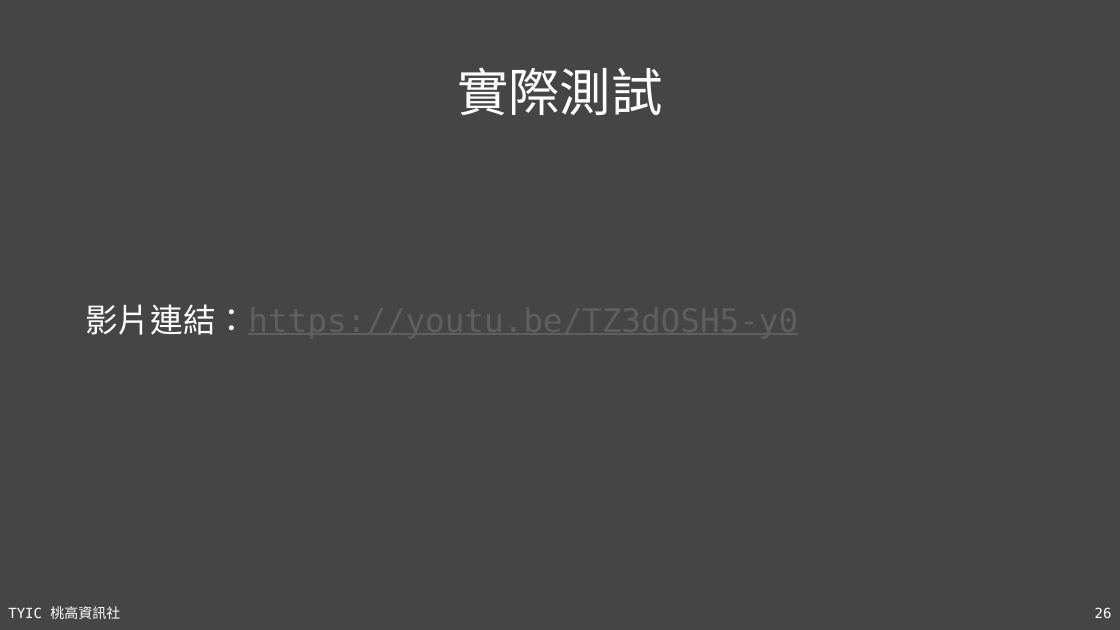
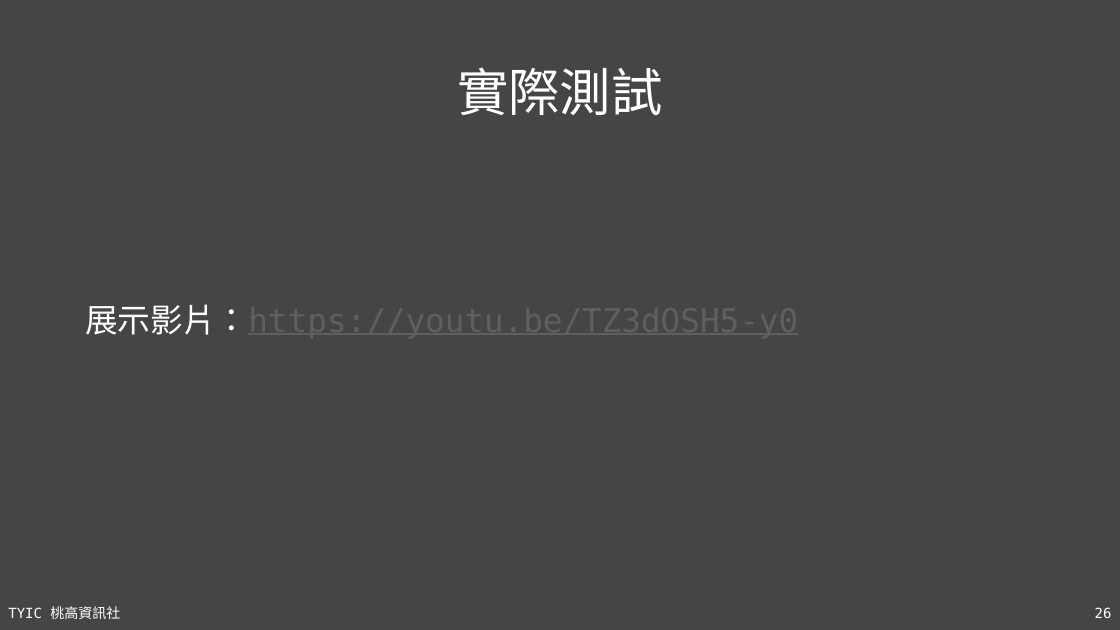
Before and after one commit to TYSHIC/slides, a slide deck: slide 26 of ppt/52_Java 專案：方塊.pptx. Drawn at 1120x630 pixels with LibreOffice and Linux fonts; fonts in the diff are those of the drawing. Boxes give left, top, right and bottom in pixels: in the first picture for what was removed or moved away, otherwise in the second. Text is boxed around its words. In the diff, an @@ line names an element or a change of style, - is before the commit and + after.

```diff
--- a/ppt/52_Java 專案：方塊.pptx
+++ b/ppt/52_Java 專案：方塊.pptx
@@ text at (85, 304, 798, 335): text changed @@
-影片連結：https://youtu.be/TZ3dOSH5-y0
+展示影片：https://youtu.be/TZ3dOSH5-y0
```
Also in this commit, not shown: 5 other slides changed, 6 other files.
